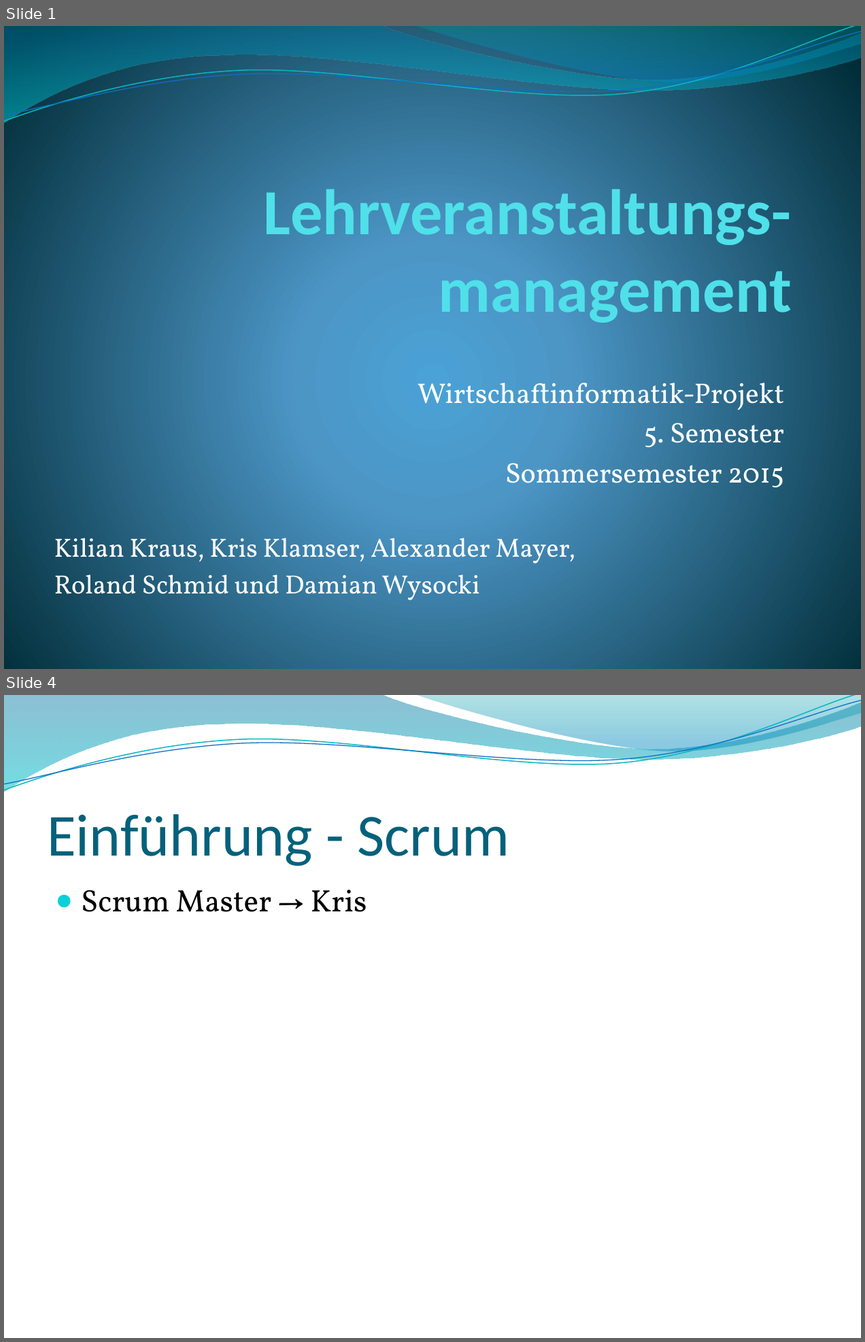
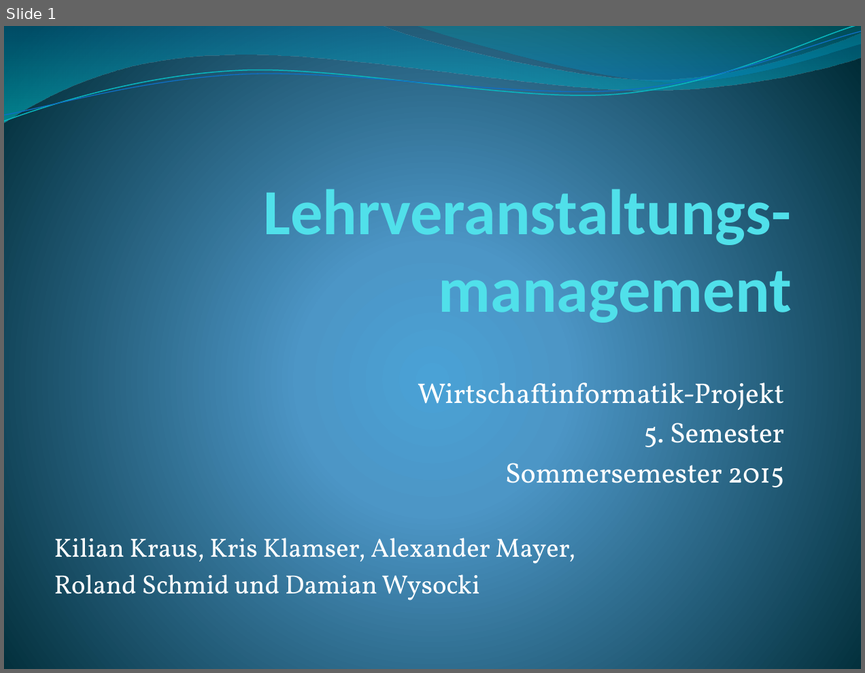
Before and after one commit to wf5ss2015/wfprj, a slide deck: Lehrveranstaltungsmanagement_Präsentation.pptx. Shown one above the other, each under a label of ours: slides 1 and 4 before the commit, slide 1 after it; the slides between them are not shown. The pictures are 865x1342 and 865x673 pixels, drawn with LibreOffice and Linux fonts; fonts in the diff are those of the drawing; background and template pictures are left out. Boxes give left, top, right and bottom in pixels: in the first picture for what was removed or moved away, otherwise in the second. Text is boxed around its words. In the diff, an @@ line names an element or a change of style, - is before the commit and + after.

```diff
--- a/Lehrveranstaltungsmanagement_Präsentation.pptx
+++ b/Lehrveranstaltungsmanagement_Präsentation.pptx
@@ slide 4 removed at (4,695,861,1338), background picture (left out); not listed: 4 template elements that a slide beside it also shows @@
@@ title removed at (47,814,509,866) @@
-Einführung - Scrum
@@ text removed at (81,889,367,912) @@
-● Scrum Master → Kris
```
Also in this commit, not shown: 8 slides changed, 42 slides added, 14 other slides removed, 1 other file.
